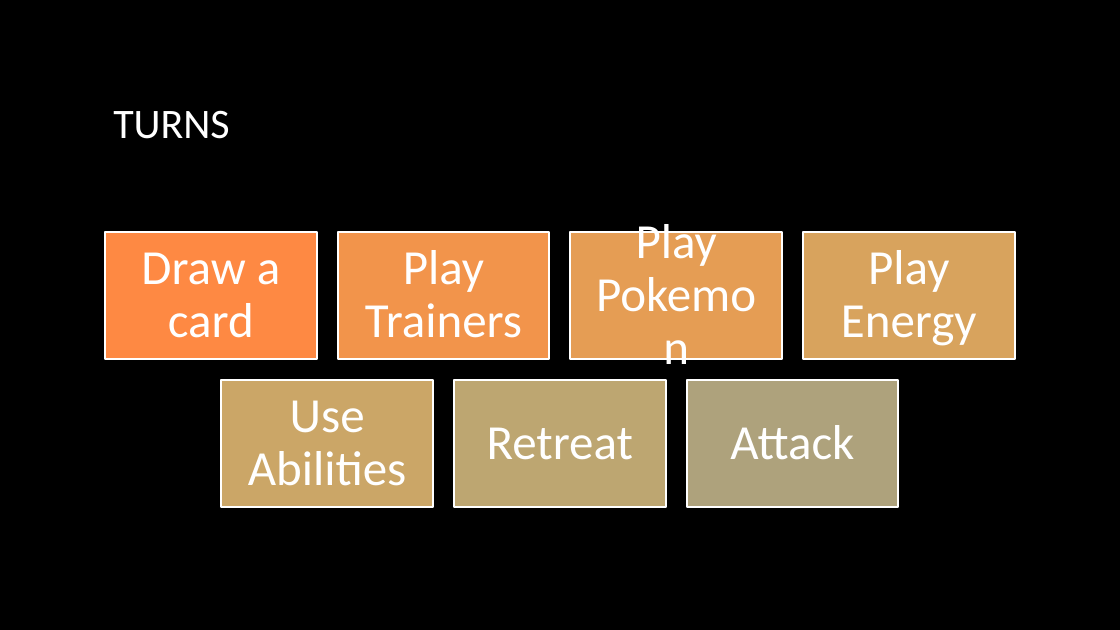
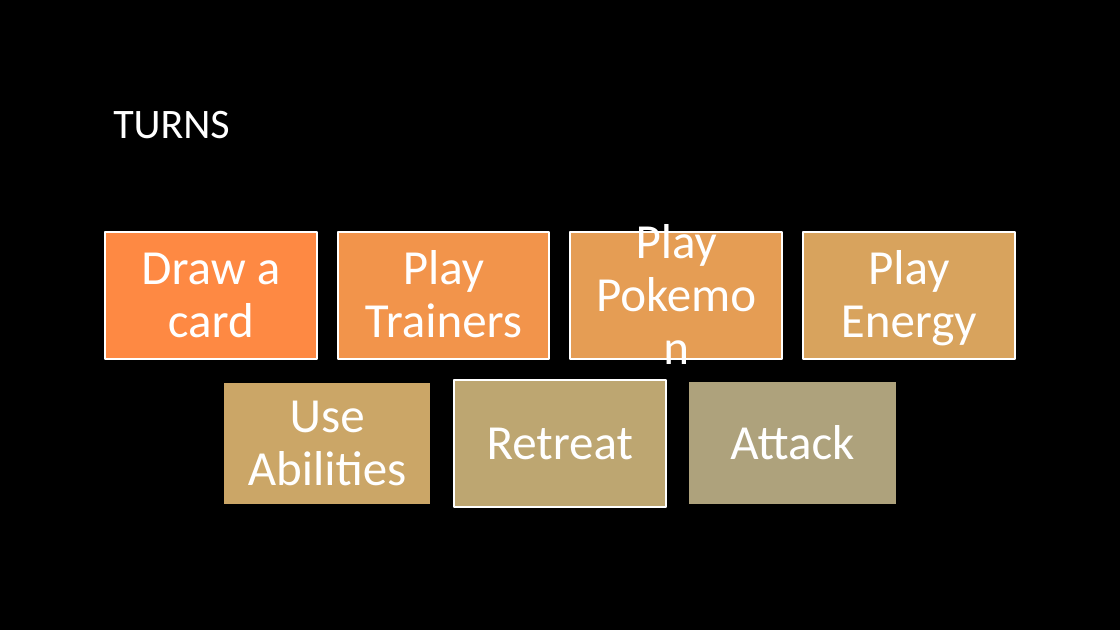
Before and after one commit to SeniorProjectPTCG/Vulpix, a slide deck: slide 3 of assets/Week 5 Powerpoint.pptx. Drawn at 1120x630 pixels with LibreOffice and Linux fonts; fonts in the diff are those of the drawing; background and template pictures are left out. Boxes give left, top, right and bottom in pixels: in the first picture for what was removed or moved away, otherwise in the second. Text is boxed around its words. In the diff, an @@ line names an element or a change of style, - is before the commit and + after.

```diff
--- a/assets/Week 5 Powerpoint.pptx
+++ b/assets/Week 5 Powerpoint.pptx
@@ rectangle at (222,380,434,507): outline #FFFFFF 1.75 pt to #000000 5 pt @@
@@ rectangle at (687,380,899,507): outline #FFFFFF 1.75 pt to #000000 4.25 pt @@
```
